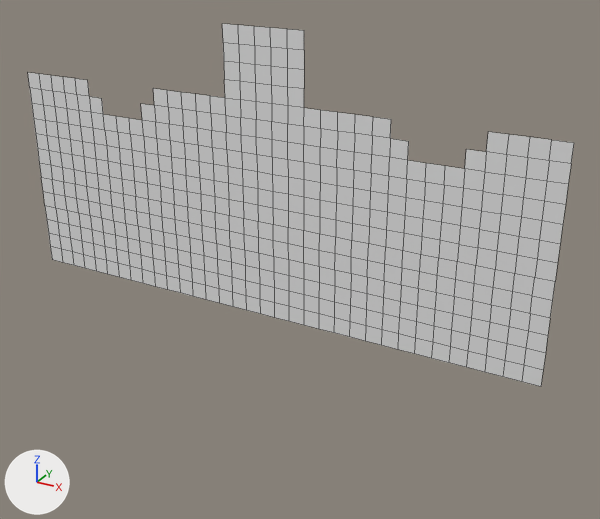
What one commit did to the OBJ model MardukGame/Assets/Tiled2Unity/Meshes/levelChunk10.obj.
Camera for both pictures: a camera (50 mm lens) standing at (-1930.0, -2454.0, -681.0) and looking at (-3305.0, 46.0, -1931.0). Every picture has the same lights, and +X, +Y and +Z are marked at lower left. Mesh edges are drawn as thin lines. Where no turn or scale is listed for an object, it has been applied to the vertices.

Names of what the first picture shows: 'levelChunk10'.
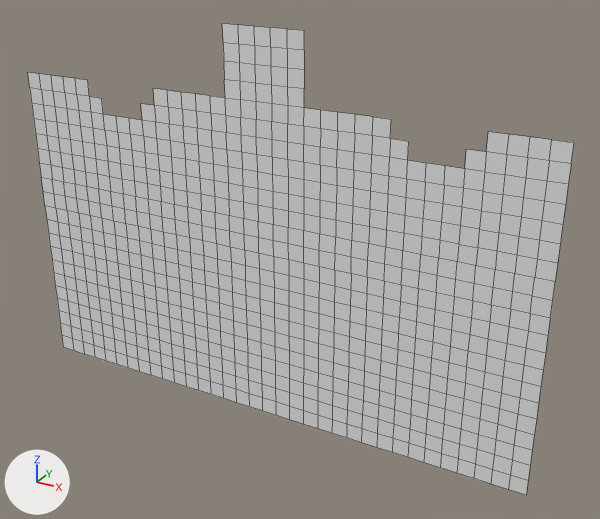
The change, as a list of edits to the scene's bpy script:
```text
Change me_levelchunk10:
    used by ob_levelchunk10; location = (0.0, 0.0, 0.0)
    remove me_levelchunk10.from_pydata(...)  # 502 vertices, 446 faces; spans x -4544.0..-2368.0, y 0.0, z -2176.0..-1088.0
    add me_levelchunk10.from_pydata(...)  # 747 vertices, 684 faces; spans x -4544.0..-2368.0, y 0.0, z -2624.0..-1088.0
    me_levelchunk10 part 1
    35 new vertices lie (0.0, 0.0, -64.0) away from vertices in x -4544.0..-2368.0, y 0.0, z -2176.0
    35 new vertices lie (0.0, 0.0, -64.0) away from vertices in x -4544.0..-2368.0, y 0.0, z -2240.0
    35 new vertices lie (0.0, 0.0, -64.0) away from vertices in x -4544.0..-2368.0, y 0.0, z -2304.0
    35 new vertices lie (0.0, 0.0, -64.0) away from vertices in x -4544.0..-2368.0, y 0.0, z -2368.0
    35 new vertices lie (0.0, 0.0, -64.0) away from vertices in x -4544.0..-2368.0, y 0.0, z -2432.0
    35 new vertices lie (0.0, 0.0, -64.0) away from vertices in x -4544.0..-2368.0, y 0.0, z -2496.0
    35 new vertices lie (0.0, 0.0, -64.0) away from vertices in x -4544.0..-2368.0, y 0.0, z -2560.0
    238 new faces join them
```

Boxes (x1, y1, x2, y2) around the edits, measured in the pictures (600 x 519 px):
'levelChunk10', reshaped (30% taller)
    before: (28, 24, 574, 387)
    after: (28, 24, 574, 495)
part 1 of me_levelchunk10, added
    after: (52, 260, 541, 495)
